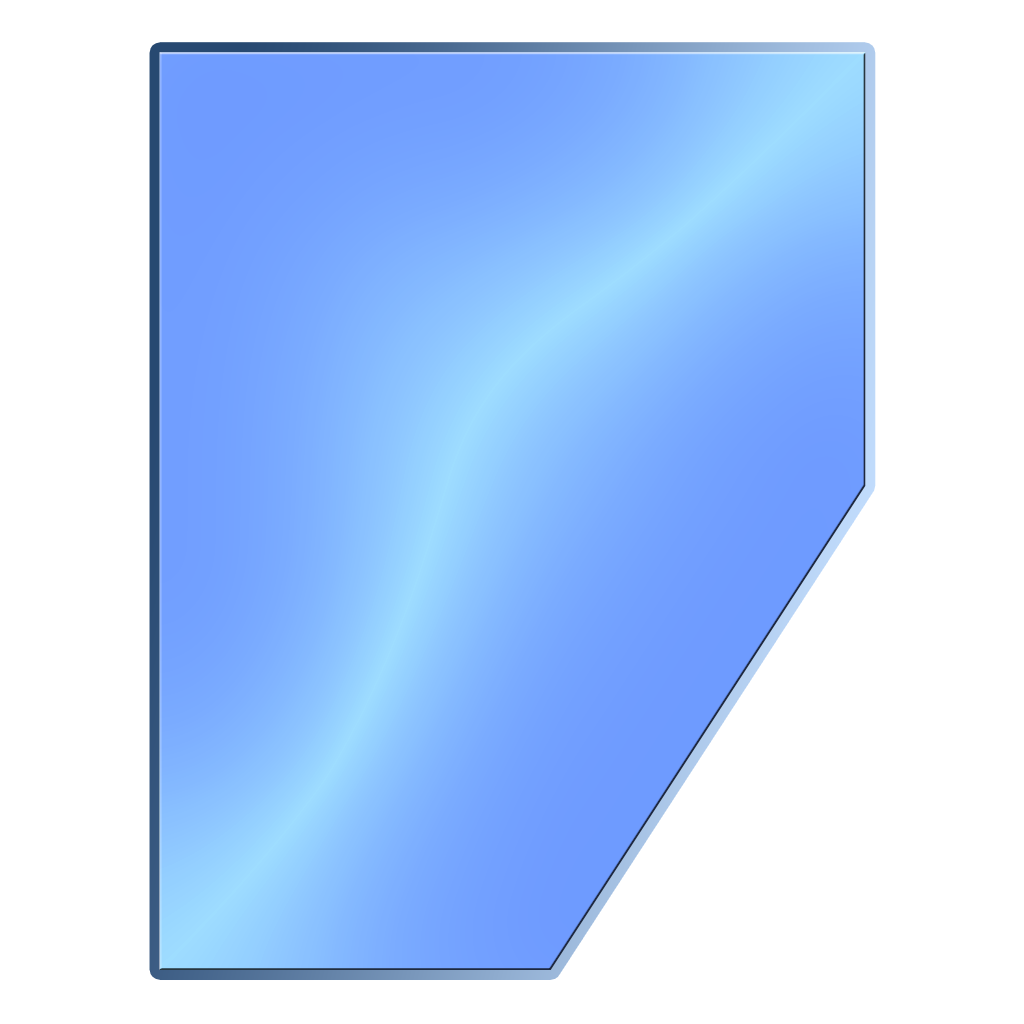
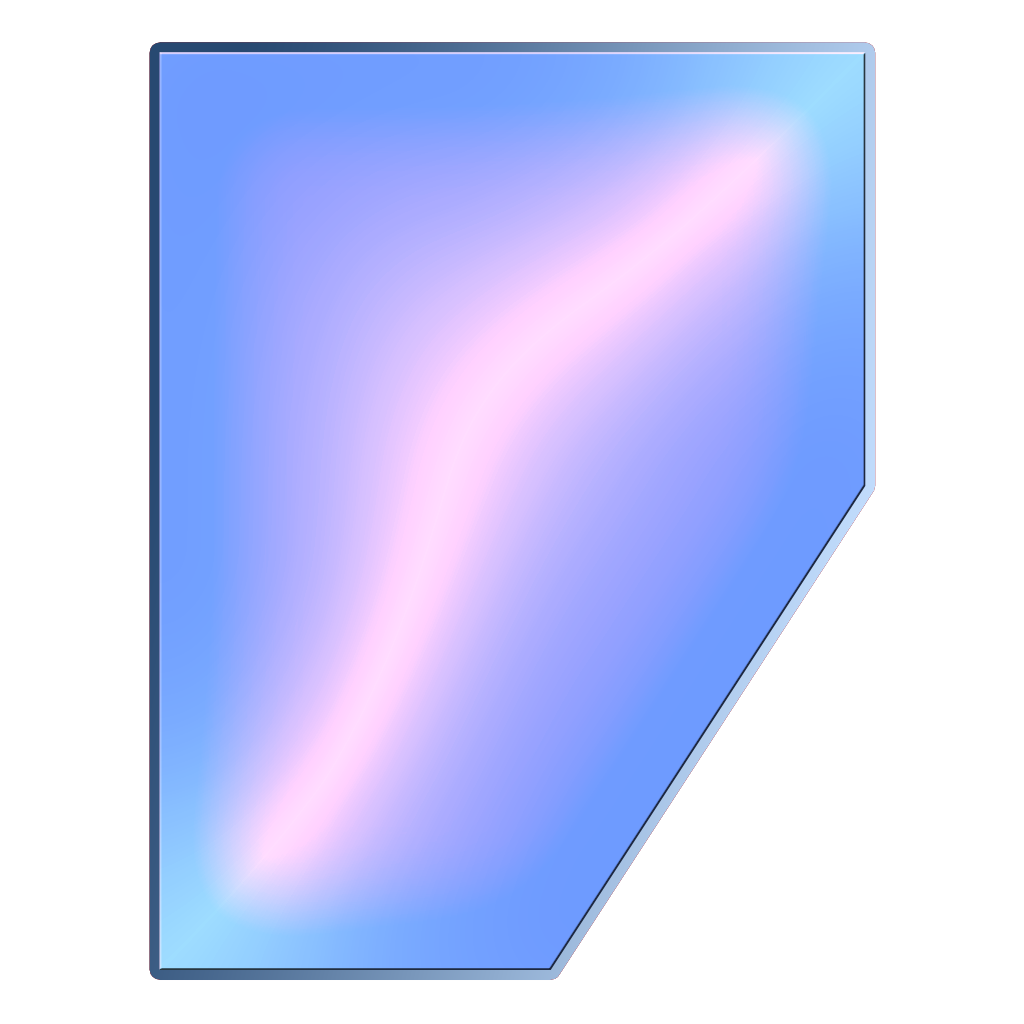
Layered file, before and after one edit (1024 × 1024). Changes by layer:
removed layer "Shape 5 copy 4" (was overlay) over [159, 52, 866, 970]
removed layer "Shape 5" over [159, 52, 866, 970]
added layer "Layer 1 copy 2" (overlay) above "Layer 1 copy" over [159, 52, 866, 970]
added layer "Layer 1 copy" (luminosity) above "Layer 1" over [159, 52, 866, 970]
added layer "Layer 1" above "Layer 0" over [159, 52, 866, 970]
